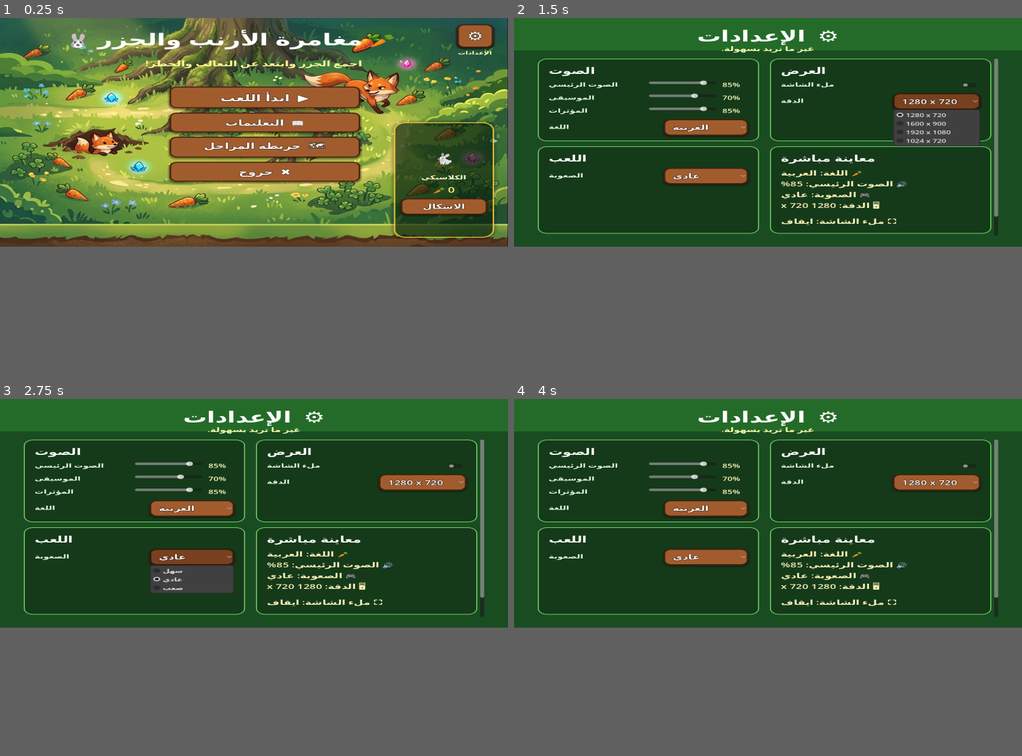
Above: before the commit, frames 1-4 (two rows, left to right).
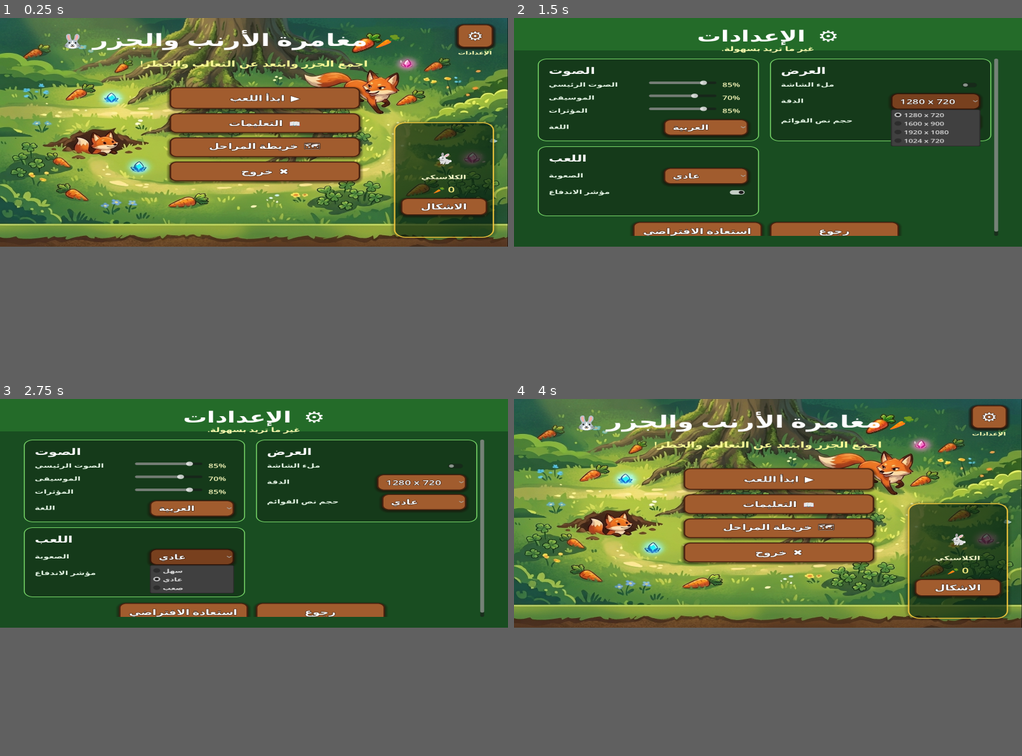
Above: after the commit, the same moments.

Repository: hamzabasem900-source/RUBBY
Game: Godot game, scene res://scenes/MainMenu.tscn
The game is run twice, just before and just after one commit, with the same random seed, the same clock (stepped at 60 frames per second) and the same inputs.
Inputs (mouse positions are in pixels of both pictures, inside the frame that each line leads up to):
- Up to frame 1 (0.25 s): no input
- Up to frame 2 (1.5 s): click "⚙" at 0.5 s; click "1280 x 720" at 1.25 s
- Up to frame 3 (2.75 s): click "عادي" at 2 s
- Up to frame 4 (4 s): click "عادي" at 2.75 s; click (834, 613) at 3.5 s, where only the run after the commit has a clickable "رجوع"

The runs differ from the first frame. In frame 1, 4.0% of the frame differs, in the area x 12-96%, y 3-56%; in frame 2, 3.8%; in frame 3, 4.3%; in frame 4, 58%, in the area x 0-100%, y 0-65%.

Commit message:
Remove gameplay bounds and settings preview

Diff:
--- a/scenes/GameLevel.tscn
+++ b/scenes/GameLevel.tscn
@@ -5,18 +5,6 @@
 [ext_resource type="Script" uid="uid://bq6imx1wbq13f" path="res://scripts/hud.gd" id="2_hud"]
 [ext_resource type="Texture2D" uid="uid://c5j25vx4s0qt2" path="res://assets/Gemini_Generated_Image_jmx22pjmx22pjmx2.png" id="2_s7260"]
 [ext_resource type="PackedScene" path="res://scenes/Player.tscn" id="3_player"]
-
-[sub_resource type="RectangleShape2D" id="wall_top"]
-size = Vector2(1024, 28)
-
-[sub_resource type="RectangleShape2D" id="wall_bottom"]
-size = Vector2(1024, 28)
-
-[sub_resource type="RectangleShape2D" id="wall_left"]
-size = Vector2(29.9, 720)
-
-[sub_resource type="RectangleShape2D" id="wall_right"]
-size = Vector2(29.9, 720)
 
 [node name="GameLevel" type="Node2D" unique_id=1741584425]
 script = ExtResource("1_gl")
@@ -143,60 +131,6 @@
 theme_override_font_sizes/font_size = 34
 text = "🌻  🌸  🌼  🌷  🌹"
 
-[node name="FenceTop" type="ColorRect" parent="." unique_id=1946470806]
-visible = false
-offset_right = 1024.0
-offset_bottom = 28.0
-color = Color(0.12, 0.35, 0.08, 1)
-
-[node name="FenceBottom" type="ColorRect" parent="." unique_id=1870714640]
-visible = false
-offset_top = 692.0
-offset_right = 1024.0
-offset_bottom = 720.0
-color = Color(0.12, 0.35, 0.08, 1)
-
-[node name="FenceLeft" type="ColorRect" parent="." unique_id=2068633897]
-visible = false
-offset_right = 29.9
-offset_bottom = 720.0
-color = Color(0.12, 0.35, 0.08, 1)
-
-[node name="FenceRight" type="ColorRect" parent="." unique_id=949449308]
-visible = false
-offset_left = 994.1
-offset_right = 1024.0
-offset_bottom = 720.0
-color = Color(0.12, 0.35, 0.08, 1)
-
-[node name="WallTop" type="StaticBody2D" parent="." unique_id=1300762645]
-collision_layer = 16
-
-[node name="WallTopShape" type="CollisionShape2D" parent="WallTop" unique_id=193617408]
-position = Vector2(512, 14)
-shape = SubResource("wall_top")
-
-[node name="WallBottom" type="StaticBody2D" parent="." unique_id=1306584391]
-collision_layer = 16
-
-[node name="WallBottomShape" type="CollisionShape2D" parent="WallBottom" unique_id=1417018455]
-position = Vector2(512, 706)
-shape = SubResource("wall_bottom")
-
-[node name="WallLeft" type="StaticBody2D" parent="." unique_id=1302773194]
-collision_layer = 16
-
-[node name="WallLeftShape" type="CollisionShape2D" parent="WallLeft" unique_id=1605082412]
-position = Vector2(14.9, 360)
-shape = SubResource("wall_left")
-
-[node name="WallRight" type="StaticBody2D" parent="." unique_id=30392316]
-collision_layer = 16
-
-[node name="WallRightShape" type="CollisionShape2D" parent="WallRight" unique_id=1470619627]
-position = Vector2(1009.1, 360)
-shape = SubResource("wall_right")
-
 [node name="Player" parent="." unique_id=324518388 instance=ExtResource("3_player")]
 position = Vector2(512, 380)
 
--- a/scripts/hud.gd
+++ b/scripts/hud.gd
@@ -13,6 +13,10 @@
 var heart_labels: Array = []
 var max_lives: int = 3
 var _last_life_tween: Tween
+var _dash_panel: PanelContainer
+var _dash_label: Label
+var _dash_bar: ProgressBar
+var _player: Node
 
 # يبدأ تجهيز هذا المشهد عند دخوله الى شجرة اللعبة
 func _ready() -> void:
@@ -29,6 +33,87 @@
 	_on_time_changed(GameManager.time_remaining)
 	level_label.text = "🌿 " + SettingsManager.text("level") + " " + str(GameManager.current_level)
 	tip_label.text = SettingsManager.text("dash_tip")
+	_prepare_top_bar_spacing()
+	_apply_text_scale()
+	_build_dash_indicator()
+
+# يحدث مؤشر تهدئة الاندفاع في كل اطار بدون ازدحام الشاشة
+func _process(_delta: float) -> void:
+	_update_dash_indicator()
+
+# يجهز مسافات الشريط العلوي حتى تظهر القلوب كاملة
+func _prepare_top_bar_spacing() -> void:
+	var top_bar := hearts_box.get_parent() as HBoxContainer if hearts_box != null else null
+	if top_bar != null:
+		top_bar.add_theme_constant_override("separation", 12)
+	if hearts_box != null:
+		hearts_box.custom_minimum_size = Vector2(118, 44)
+		hearts_box.size_flags_horizontal = Control.SIZE_SHRINK_END
+
+# يطبق خيار تكبير وتصغير النص على عناصر HUD
+func _apply_text_scale() -> void:
+	for label in [score_label, time_label, level_label]:
+		if label != null:
+			label.add_theme_font_size_override("font_size", SettingsManager.scaled_font_size(34))
+	if tip_label != null:
+		tip_label.add_theme_font_size_override("font_size", SettingsManager.scaled_font_size(22))
+
+# يبني مؤشر اندفاع صغير داخل الشريط العلوي
+func _build_dash_indicator() -> void:
+	if not bool(SettingsManager.get_setting("show_dash_hud")) or _dash_panel != null or hearts_box == null:
+		return
+	_dash_panel = PanelContainer.new()
+	_dash_panel.custom_minimum_size = Vector2(146, 44)
+	var style := StyleBoxFlat.new()
+	style.bg_color = Color(0.02, 0.12, 0.10, 0.78)
+	style.border_color = Color(0.30, 0.88, 1.0, 0.86)
+	style.set_border_width_all(2)
+	style.set_corner_radius_all(13)
+	style.content_margin_left = 10
+	style.content_margin_right = 10
+	style.content_margin_top = 5
+	style.content_margin_bottom = 5
+	_dash_panel.add_theme_stylebox_override("panel", style)
+	var box := VBoxContainer.new()
+	box.add_theme_constant_override("separation", 2)
+	_dash_panel.add_child(box)
+	_dash_label = Label.new()
+	_dash_label.horizontal_alignment = HORIZONTAL_ALIGNMENT_CENTER
+	_dash_label.add_theme_font_size_override("font_size", SettingsManager.scaled_font_size(14))
+	_dash_label.add_theme_color_override("font_color", Color(0.86, 1.0, 1.0, 1.0))
+	box.add_child(_dash_label)
+	_dash_bar = ProgressBar.new()
+	_dash_bar.min_value = 0
+	_dash_bar.max_value = 100
+	_dash_bar.show_percentage = false
+	_dash_bar.custom_minimum_size = Vector2(124, 10)
+	box.add_child(_dash_bar)
+	add_child(_dash_panel)
+	_dash_panel.set_anchors_preset(Control.PRESET_TOP_RIGHT)
+	_dash_panel.offset_left = -176.0
+	_dash_panel.offset_top = 88.0
+	_dash_panel.offset_right = -26.0
+	_dash_panel.offset_bottom = 134.0
+
+# يحدث نص ولون شريط الاندفاع
+func _update_dash_indicator() -> void:
+	if _dash_panel == null:
+		return
+	if _player == null or not is_instance_valid(_player):
+		_player = get_tree().get_first_node_in_group("player")
+	if _player == null or not _player.has_method("get_dash_status"):
+		return
+	var status: Dictionary = _player.get_dash_status()
+	var ready := bool(status.get("ready", false))
+	var progress := float(status.get("progress", 0.0))
+	_dash_bar.value = progress * 100.0
+	if ready:
+		_dash_label.text = "💨 " + SettingsManager.text("dash_ready")
+		_dash_label.add_theme_color_override("font_color", Color(0.68, 1.0, 0.74, 1.0))
+	else:
+		var left := float(status.get("cooldown_left", 0.0))
+		_dash_label.text = SettingsManager.format_text("dash_cooling", {"time": snapped(left, 0.1)})
+		_dash_label.add_theme_color_override("font_color", Color(0.72, 0.94, 1.0, 1.0))
 
 # يشرح هذا الجزء وظيفة مساعدة داخل السكربت
 func _on_score_changed(val: int) -> void:
@@ -52,7 +137,7 @@
 	for i in range(visible_hearts):
 		var lbl := Label.new()
 		lbl.text = "❤"
-		lbl.add_theme_font_size_override("font_size", 34)
+		lbl.add_theme_font_size_override("font_size", SettingsManager.scaled_font_size(34))
 		lbl.add_theme_color_override("font_color", Color(1, 0.12, 0.18))
 		hearts_box.add_child(lbl)
 		heart_labels.append(lbl)
--- a/scripts/main_menu.gd
+++ b/scripts/main_menu.gd
@@ -111,11 +111,20 @@
 
 # يلتقط ضغطات اللاعب العامة ويرسلها للاجراء المناسب
 func _input(event: InputEvent) -> void:
+	if event.is_action_pressed("ui_cancel") or _is_escape_key(event):
+		if _shop_overlay != null and _shop_overlay.visible:
+			_close_shop()
+			get_viewport().set_input_as_handled()
+		return
 	if event is InputEventMouseButton:
 		var mouse_event := event as InputEventMouseButton
 		if mouse_event.button_index == MOUSE_BUTTON_LEFT and mouse_event.pressed:
 			if settings_btn.get_global_rect().has_point(mouse_event.position):
 				open_settings()
+
+# يتحقق هل الادخال هو زر الرجوع او الايقاف
+func _is_escape_key(event: InputEvent) -> bool:
+	return event is InputEventKey and event.pressed and not event.echo and event.keycode == KEY_ESCAPE
 
 # يحدث المنطق المتكرر في كل اطار عادي
 func _process(delta: float) -> void:
@@ -135,7 +144,26 @@
 	quit_btn.text = SettingsManager.text("quit")
 	if _skin_button != null:
 		_skin_button.text = SettingsManager.text("open_skin_shop")
+	_apply_menu_text_scale()
 	_refresh_shop_cards()
+
+# يطبق حجم النص المختار على القائمة الرئيسية والمتجر
+func _apply_menu_text_scale() -> void:
+	if title_label != null:
+		title_label.add_theme_font_size_override("font_size", SettingsManager.scaled_font_size(54))
+	if subtitle_label != null:
+		subtitle_label.add_theme_font_size_override("font_size", SettingsManager.scaled_font_size(25))
+	for button in [start_btn, instr_btn, map_btn, quit_btn, settings_btn, _skin_button]:
+		if button != null:
+			button.add_theme_font_size_override("font_size", SettingsManager.scaled_font_size(24))
+	if settings_hint != null:
+		settings_hint.add_theme_font_size_override("font_size", SettingsManager.scaled_font_size(15))
+	if _wallet_label != null:
+		_wallet_label.add_theme_font_size_override("font_size", SettingsManager.scaled_font_size(24))
+	if _skin_name_label != null:
+		_skin_name_label.add_theme_font_size_override("font_size", SettingsManager.scaled_font_size(18))
+	if _shop_status_label != null:
+		_shop_status_label.add_theme_font_size_override("font_size", SettingsManager.scaled_font_size(18))
 
 # يبني لوحة عرض رصيد الجزر وزر المتجر
 func _build_reward_panel() -> void:
@@ -219,13 +247,13 @@
 
 	var title := Label.new()
 	title.text = SettingsManager.text("skin_shop_title")
-	title.add_theme_font_size_override("font_size", 38)
+	title.add_theme_font_size_override("font_size", SettingsManager.scaled_font_size(38))
 	title.add_theme_color_override("font_color", Color(1.0, 0.92, 0.55, 1.0))
 	title_box.add_child(title)
 
 	var subtitle := Label.new()
 	subtitle.text = SettingsManager.text("skin_shop_subtitle")
-	subtitle.add_theme_font_size_override("font_size", 18)
+	subtitle.add_theme_font_size_override("font_size", SettingsManager.scaled_font_size(18))
 	subtitle.add_theme_color_override("font_color", Color(0.86, 1.0, 0.82, 1.0))
 	title_box.add_child(subtitle)
 
@@ -233,7 +261,7 @@
 	_shop_wallet_label.custom_minimum_size = Vector2(160, 42)
 	_shop_wallet_label.horizontal_alignment = HORIZONTAL_ALIGNMENT_CENTER
 	_shop_wallet_label.vertical_alignment = VERTICAL_ALIGNMENT_CENTER
-	_shop_wallet_label.add_theme_font_size_override("font_size", 26)
+	_shop_wallet_label.add_theme_font_size_override("font_size", SettingsManager.scaled_font_size(26))
 	_shop_wallet_label.add_theme_color_override("font_color", Color(1.0, 0.95, 0.52, 1.0))
 	header.add_child(_shop_wallet_label)
 
@@ -257,11 +285,24 @@
 	for skin in GameManager.get_skin_catalog():
 		grid.add_child(_create_skin_card(skin))
 
+	var footer := HBoxContainer.new()
+	footer.alignment = BoxContainer.ALIGNMENT_BEGIN
+	footer.add_theme_constant_override("separation", 14)
+	layout.add_child(footer)
+
+	var back_btn := Button.new()
+	back_btn.text = SettingsManager.text("back")
+	back_btn.custom_minimum_size = Vector2(150, 48)
+	back_btn.pressed.connect(_close_shop)
+	footer.add_child(back_btn)
+
 	_shop_status_label = Label.new()
+	_shop_status_label.size_flags_horizontal = Control.SIZE_EXPAND_FILL
 	_shop_status_label.horizontal_alignment = HORIZONTAL_ALIGNMENT_CENTER
-	_shop_status_label.add_theme_font_size_override("font_size", 18)
+	_shop_status_label.vertical_alignment = VERTICAL_ALIGNMENT_CENTER
+	_shop_status_label.add_theme_font_size_override("font_size", SettingsManager.scaled_font_size(18))
 	_shop_status_label.add_theme_color_override("font_color", Color(1.0, 0.94, 0.64, 1.0))
-	layout.add_child(_shop_status_label)
+	footer.add_child(_shop_status_label)
 
 	SettingsManager.apply_wooden_buttons(_shop_overlay)
 
@@ -274,7 +315,7 @@
 	if icon_tint_value is Color:
 		icon_tint = icon_tint_value
 	var card := PanelContainer.new()
-	card.custom_minimum_size = Vector2(390, 176)
+	card.custom_minimum_size = Vector2(390, 188)
 	card.size_flags_horizontal = Control.SIZE_EXPAND_FILL
 	card.add_theme_stylebox_override("panel", _skin_card_style(accent))
 
@@ -302,23 +343,23 @@
 	row.add_child(info)
 
 	var name_label := Label.new()
-	name_label.add_theme_font_size_override("font_size", 22)
+	name_label.add_theme_font_size_override("font_size", SettingsManager.scaled_font_size(22))
 	name_label.add_theme_color_override("font_color", Color(1.0, 0.96, 0.78, 1.0))
 	info.add_child(name_label)
 
 	var description_label := Label.new()
 	description_label.autowrap_mode = TextServer.AUTOWRAP_WORD_SMART
-	description_label.add_theme_font_size_override("font_size", 15)
+	description_label.add_theme_font_size_override("font_size", SettingsManager.scaled_font_size(15))
 	description_label.add_theme_color_override("font_color", Color(0.86, 1.0, 0.84, 1.0))
 	info.add_child(description_label)
 
 	var price_label := Label.new()
-	price_label.add_theme_font_size_override("font_size", 18)
+	price_label.add_theme_font_size_override("font_size", SettingsManager.scaled_font_size(18))
 	price_label.add_theme_color_override("font_color", Color(1.0, 0.90, 0.40, 1.0))
 	info.add_child(price_label)
 
 	var action_btn := Button.new()
-	action_btn.custom_minimum_size = Vector2(132, 50)
+	action_btn.custom_minimum_size = Vector2(142, 54)
 	action_btn.pressed.connect(func() -> void:
 		_on_skin_action_pressed(skin_id)
 	)
@@ -367,9 +408,9 @@
 # ينشئ شكل بطاقة الشخصية حسب لونها
 func _skin_card_style(accent: Color) -> StyleBoxFlat:
 	var style := StyleBoxFlat.new()
-	style.bg_color = Color(0.08, 0.23, 0.10, 0.95)
-	style.border_color = accent.lightened(0.20)
-	style.set_border_width_all(2)
+	style.bg_color = Color(0.07, 0.25, 0.11, 0.97)
+	style.border_color = accent.lightened(0.28)
+	style.set_border_width_all(3)
 	style.set_corner_radius_all(22)
 	style.content_margin_left = 16
 	style.content_margin_right = 16
--- a/scripts/player.gd
+++ b/scripts/player.gd
@@ -6,7 +6,7 @@
 const SPEED:             float = 220.0
 const DASH_SPEED:        float = 540.0
 const DASH_DURATION:     float = 0.16
-const DASH_COOLDOWN:     float = 1.2
+const DASH_COOLDOWN:     float = 2.4
 const INVINCIBLE_DURATION: float = 1.5
 const WORLD_MIN: Vector2 = Vector2(32.0, 88.0)
 const WORLD_MAX: Vector2 = Vector2(992.0, 694.0)
@@ -469,9 +469,29 @@
 	elif bunny_icon != null:
 		bunny_icon.modulate = _bunny_icon_base_tint * tint
 
-# يمنع اللاعب من الخروج خارج حدود المرحلة
+# يمنع اللاعب من الدخول تحت شريط المعلومات فقط بدون اضافة حدود جانبية او سفلية
 func _keep_inside_world() -> void:
-	global_position = global_position.clamp(WORLD_MIN, WORLD_MAX)
+	global_position.y = max(global_position.y, WORLD_MIN.y + _get_collision_half_height())
+
+# يرجع نصف ارتفاع جسم الارنب حتى لا يدخل جسمه داخل HUD
+func _get_collision_half_height() -> float:
+	if collision_shape != null and collision_shape.shape is RectangleShape2D:
+		return (collision_shape.shape as RectangleShape2D).size.y * 0.5
+	return 24.0
+
+# يعطي واجهة HUD حالة الاندفاع بدون ربط قوي بين المشاهد
+func get_dash_status() -> Dictionary:
+	var cooldown_left := max(_dash_cooldown, 0.0)
+	var progress := 1.0
+	if cooldown_left > 0.0:
+		progress = 1.0 - clamp(cooldown_left / DASH_COOLDOWN, 0.0, 1.0)
+	return {
+		"ready": cooldown_left <= 0.0 and not _dashing,
+		"cooldown_left": cooldown_left,
+		"cooldown_total": DASH_COOLDOWN,
+		"progress": progress,
+		"dashing": _dashing
+	}
 
 # يطبق ضرر اللاعب مع حماية مؤقتة بعد الاصابة
 func take_damage() -> void:
--- a/scripts/settings_manager.gd
+++ b/scripts/settings_manager.gd
@@ -19,7 +19,9 @@
 	"language": "العربية",
 	"fullscreen": false,
 	"resolution": "1280 x 720",
-	"difficulty": "Normal"
+	"difficulty": "Normal",
+	"menu_text_size": "Normal",
+	"show_dash_hud": true
 }
 
 # متغيرات تحفظ حالة هذا السكربت اثناء اللعب
@@ -46,6 +48,8 @@
 		values["language"] = str(DEFAULT_SETTINGS["language"])
 	if not ["1024 x 720", "1280 x 720", "1600 x 900", "1920 x 1080"].has(str(values["resolution"])):
 		values["resolution"] = str(DEFAULT_SETTINGS["resolution"])
+	if not ["Small", "Normal", "Large"].has(str(values["menu_text_size"])):
+		values["menu_text_size"] = str(DEFAULT_SETTINGS["menu_text_size"])
 
 # يحفظ الاعدادات الحالية في ملف المستخدم
 func save_settings() -> void:
@@ -84,6 +88,20 @@
 func get_setting(key: String) -> Variant:
 	return values.get(key, DEFAULT_SETTINGS.get(key))
 
+# يرجع معامل تكبير نصوص القوائم حسب اختيار اللاعب
+func get_menu_text_scale() -> float:
+	match str(values.get("menu_text_size", DEFAULT_SETTINGS["menu_text_size"])):
+		"Small":
+			return 0.88
+		"Large":
+			return 1.16
+		_:
+			return 1.0
+
+# يرجع حجم خط مناسب بعد تطبيق خيار تكبير وتصغير النص
+func scaled_font_size(base_size: int) -> int:
+	return int(round(float(base_size) * get_menu_text_scale()))
+
 # يطبق كل الاعدادات الحالية على اللعبة
 func apply_all() -> void:
 	apply_window_settings()
@@ -192,7 +210,8 @@
 
 # يضبط الوان وحدود زر خشبي واحد
 func style_wooden_button(button: Button, font_color: Color = Color.WHITE) -> void:
-	button.add_theme_font_size_override("font_size", int(max(22, button.get_theme_font_size("font_size"))))
+	button.add_theme_font_size_override("font_size", scaled_font_size(int(max(22, button.get_theme_font_size("font_size")))))
+	button.add_theme_constant_override("h_separation", 8)
 	button.add_theme_color_override("font_color", font_color)
 	button.add_theme_color_override("font_hover_color", Color(1.0, 0.96, 0.78, 1.0))
 	button.add_theme_color_override("font_pressed_color", Color(1.0, 0.86, 0.55, 1.0))
@@ -212,8 +231,8 @@
 	style.border_color = border_color
 	style.set_border_width_all(3)
 	style.set_corner_radius_all(14)
-	style.shadow_color = Color(0.10, 0.04, 0.02, 0.42)
-	style.shadow_size = 5
+	style.shadow_color = Color(0.10, 0.04, 0.02, 0.50)
+	style.shadow_size = 7
 	style.shadow_offset = Vector2(0, 3)
 	style.content_margin_left = 18
 	style.content_margin_right = 18
@@ -244,6 +263,13 @@
 		"language": "Language",
 		"gameplay": "Gameplay",
 		"difficulty": "Difficulty",
+		"menu_text_size": "Menu Text Size",
+		"show_dash_hud": "Dash HUD",
+		"text_small": "Small",
+		"text_normal": "Normal",
+		"text_large": "Large",
+		"dash_ready": "Dash ready",
+		"dash_cooling": "Dash cooldown {time}s",
 		"visuals": "Display",
 		"fullscreen": "Fullscreen",
 		"resolution": "Resolution",
@@ -367,6 +393,13 @@
 		"language": "اللغة",
 		"gameplay": "اللعب",
 		"difficulty": "الصعوبة",
+		"menu_text_size": "حجم نص القوائم",
+		"show_dash_hud": "مؤشر الاندفاع",
+		"text_small": "صغير",
+		"text_normal": "عادي",
+		"text_large": "كبير",
+		"dash_ready": "الاندفاع جاهز",
+		"dash_cooling": "تهدئة الاندفاع {time}ث",
 		"visuals": "العرض",
 		"fullscreen": "ملء الشاشة",
 		"resolution": "الدقة",
@@ -492,6 +525,14 @@
 
 # يرجع نص خيار اعداد معين حسب اللغة الحالية
 func option_text(setting_key: String, value: String) -> String:
+	if setting_key == "menu_text_size":
+		match value:
+			"Small":
+				return text("text_small")
+			"Large":
+				return text("text_large")
+			_:
+				return text("text_normal")
 	if setting_key != "difficulty":
 		return value
 	match value:
--- a/scripts/settings_menu.gd
+++ b/scripts/settings_menu.gd
@@ -46,7 +46,7 @@
 	title.name = "SettingsTitle"
 	title.text = "⚙  " + SettingsManager.text("settings")
 	title.horizontal_alignment = HORIZONTAL_ALIGNMENT_CENTER
-	title.add_theme_font_size_override("font_size", 48)
+	title.add_theme_font_size_override("font_size", SettingsManager.scaled_font_size(48))
 	title.add_theme_color_override("font_color", Color.WHITE)
 	title.set_anchors_preset(Control.PRESET_TOP_WIDE)
 	title.offset_top = 22
@@ -58,7 +58,7 @@
 	subtitle.name = "SettingsSubtitle"
 	subtitle.text = SettingsManager.text("settings_subtitle")
 	subtitle.horizontal_alignment = HORIZONTAL_ALIGNMENT_CENTER
-	subtitle.add_theme_font_size_override("font_size", 20)
+	subtitle.add_theme_font_size_override("font_size", SettingsManager.scaled_font_size(20))
 	subtitle.add_theme_color_override("font_color", Color(1, 1, 0.70, 1))
 	subtitle.set_anchors_preset(Control.PRESET_TOP_WIDE)
 	subtitle.offset_top = 82
@@ -99,14 +99,15 @@
 
 	grid.add_child(_create_card("visuals", [
 		_create_check_row("fullscreen", "fullscreen"),
-		_create_option_row("resolution", "resolution", ["1280 x 720", "1600 x 900", "1920 x 1080", "1024 x 720"])
+		_create_option_row("resolution", "resolution", ["1280 x 720", "1600 x 900", "1920 x 1080", "1024 x 720"]),
+		_create_option_row("menu_text_size", "menu_text_size", ["Small", "Normal", "Large"])
 	]))
 
 	grid.add_child(_create_card("gameplay", [
-		_create_option_row("difficulty", "difficulty", ["Easy", "Normal", "Hard"])
+		_create_option_row("difficulty", "difficulty", ["Easy", "Normal", "Hard"]),
+		_create_check_row("show_dash_hud", "show_dash_hud")
 	]))
 
-	grid.add_child(_create_preview_card())
 
 	var actions := HBoxContainer.new()
 	actions.alignment = BoxContainer.ALIGNMENT_CENTER
@@ -143,7 +144,7 @@
 	var title := Label.new()
 	title.name = title_key + "Title"
 	title.text = SettingsManager.text(title_key)
-	title.add_theme_font_size_override("font_size", 28)
+	title.add_theme_font_size_override("font_size", SettingsManager.scaled_font_size(28))
 	title.add_theme_color_override("font_color", Color(1, 1, 1, 1))
 	box.add_child(title)
 	_labels.append(title)
@@ -176,7 +177,7 @@
 	var value_label := Label.new()
 	value_label.custom_minimum_size = Vector2(52, 28)
 	value_label.text = str(int(slider.value)) + "%"
-	value_label.add_theme_font_size_override("font_size", 18)
+	value_label.add_theme_font_size_override("font_size", SettingsManager.scaled_font_size(18))
 	value_label.add_theme_color_override("font_color", Color(1, 1, 0.75, 1))
 	row.add_child(value_label)
 	_value_labels[setting_key] = value_label
@@ -216,6 +217,9 @@
 	option.select(selected_index)
 	option.item_selected.connect(func(index: int) -> void:
 		SettingsManager.set_setting(setting_key, options[index])
+		if setting_key == "menu_text_size":
+			get_tree().reload_current_scene()
+			return
 		_update_preview()
 		if setting_key == "resolution":
 			call_deferred("_update_preview")
@@ -236,7 +240,7 @@
 	label.text = SettingsManager.text(label_key)
 	label.custom_minimum_size = Vector2(190, 30)
 	label.size_flags_horizontal = Control.SIZE_EXPAND_FILL
-	label.add_theme_font_size_override("font_size", 18)
+	label.add_theme_font_size_override("font_size", SettingsManager.scaled_font_size(18))
 	label.add_theme_color_override("font_color", Color(0.92, 0.98, 0.92, 1))
 	_labels.append(label)
 	return label
@@ -245,7 +249,7 @@
 func _create_preview_card() -> PanelContainer:
 	var panel := _create_card("preview", [])
 	_preview_label = Label.new()
-	_preview_label.add_theme_font_size_override("font_size", 22)
+	_preview_label.add_theme_font_size_override("font_size", SettingsManager.scaled_font_size(22))
 	_preview_label.add_theme_color_override("font_color", Color(1, 0.95, 0.72, 1))
 	_preview_label.autowrap_mode = TextServer.AUTOWRAP_WORD_SMART
 	_preview_label.custom_minimum_size = Vector2(390, 130)
@@ -259,7 +263,7 @@
 	button.name = text_key + "Button"
 	button.text = SettingsManager.text(text_key)
 	button.custom_minimum_size = Vector2(260, 58)
-	button.add_theme_font_size_override("font_size", 24)
+	button.add_theme_font_size_override("font_size", SettingsManager.scaled_font_size(24))
 	button.add_theme_color_override("font_color", font_color)
 	_action_buttons.append(button)
 	return button
@@ -277,6 +281,8 @@
 		"🔊 " + SettingsManager.text("master_volume") + ": " + str(int(float(SettingsManager.get_setting("master_volume")) * 100.0)) + "%\n" + \
 		"🎮 " + SettingsManager.text("difficulty") + ": " + SettingsManager.option_text("difficulty", str(SettingsManager.get_setting("difficulty"))) + "\n" + \
 		"🖥 " + SettingsManager.text("resolution") + ": " + str(SettingsManager.get_setting("resolution")) + "\n" + \
+		"🔠 " + SettingsManager.text("menu_text_size") + ": " + SettingsManager.option_text("menu_text_size", str(SettingsManager.get_setting("menu_text_size"))) + "\n" + \
+		"💨 " + SettingsManager.text("show_dash_hud") + ": " + SettingsManager.text("on" if bool(SettingsManager.get_setting("show_dash_hud")) else "off") + "\n" + \
 		"⛶ " + SettingsManager.text("fullscreen") + ": " + SettingsManager.text("on" if bool(SettingsManager.get_setting("fullscreen")) else "off")
 
 # يعيد كتابة النصوص بعد تغيير اللغة
